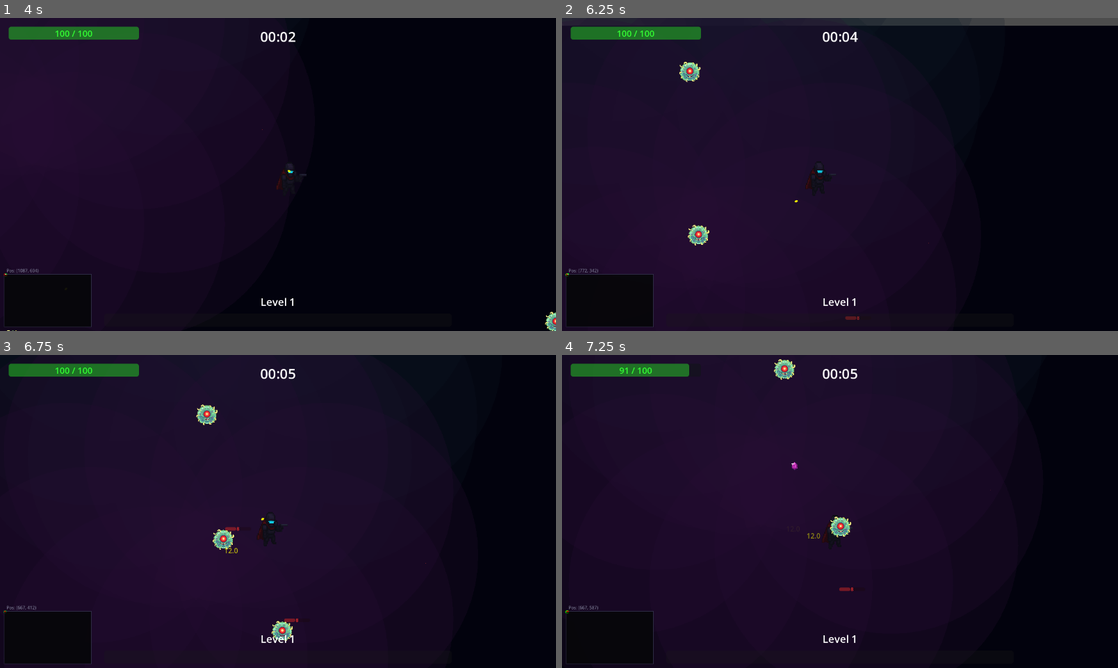
Above: before the commit, frames 1-4 (two rows, left to right).
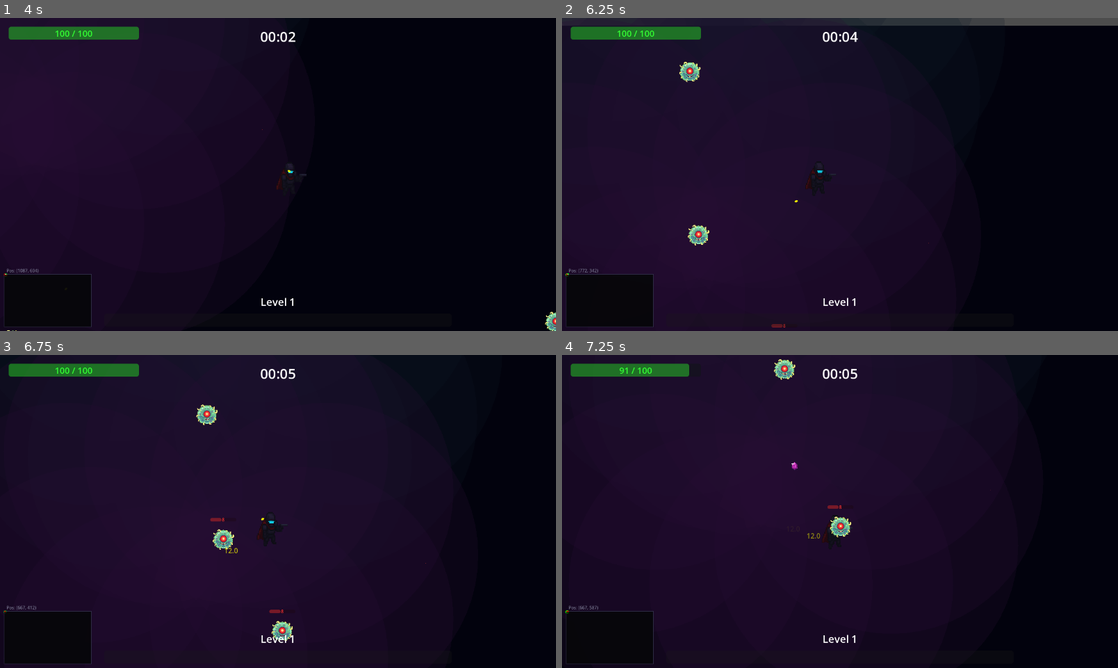
Above: after the commit, the same moments.

Repository: darkmage1000/Nebula-Revenant
Game: Godot game, scene res://MainMenu.tscn
Two runs of this game, one before a commit and one after it. Both use one fixed random seed, a clock stepped at 60 frames per second and the inputs below.
Inputs:
- Up to frame 1 (4 s): click "[ START MISSION ]" at 0.5 s; click "SELECT" at 1.25 s; tap Enter (ui_accept) at 2, 2.27, 3.02 s; hold D (ui_right) 2.03-2.78 s; hold S (ui_down) 2.78-3.53 s; hold D (ui_right) from 3.53 s (still down)
- Up to frame 2 (6.25 s): release D (ui_right) at 4.28 s; hold W (ui_up) 4.28-5.03 s; tap Enter (ui_accept) at 4.52, 5, 5.27, 6.02 s; hold A (ui_left) from 5.03 s (still down)
- Up to frame 3 (6.75 s): release A (ui_left) at 6.53 s; hold S (ui_down) from 6.53 s (still down)
- Up to frame 4 (7.25 s): keep holding S (ui_down)

Frame 1 is identical in both runs. In frame 2, less than 0.1% of the frame differs, in the area x 37-54%, y 95-99%; in frame 3, 0.1%, in the area x 37-54%, y 52-86%; in frame 4, less than 0.1%.

Commit message:
Fix enemy health bars not displaying
The health bars were using world coordinates in a CanvasLayer which uses screen coordinates. This caused them to be positioned incorrectly and not visible.

Fixed by:
- Converting world position to screen position using viewport canvas transform
- Properly transforming mob's global position before setting health bar position
- Health bars now correctly follow enemies and appear above them

Health bars remain hidden at full health and show red when damaged.

Diff:
--- a/EnemyHealthBar.gd
+++ b/EnemyHealthBar.gd
@@ -15,8 +15,16 @@
 		queue_free()
 		return
 
-	# Position above enemy
-	global_position = target_mob.global_position - Vector2(30, 50)
+	# Convert world position to screen position
+	var world_pos = target_mob.global_position - Vector2(30, 50)
+	var viewport = get_viewport()
+	if viewport:
+		# Get the camera transform
+		var canvas_transform = viewport.get_canvas_transform()
+		var screen_pos = canvas_transform * world_pos
+
+		# Set position in screen space
+		global_position = screen_pos
 
 	# Update health bar
 	health_bar.max_value = target_mob.max_health
